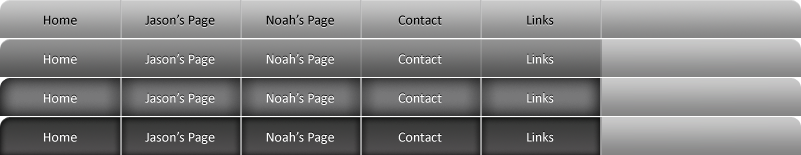
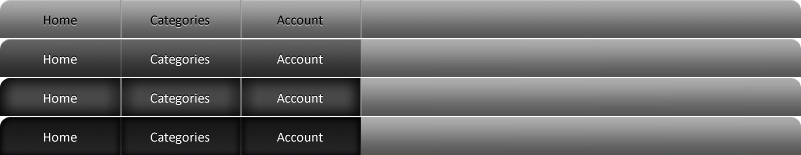
Layers edited between the first and the second 801 × 155 image:
removed layer "Links" (1st of 4, in "Current") from group "Current" over bbox(527, 132, 554, 142)
renamed "Noah’s Page" to "Account", painted on it over bbox(266, 131, 334, 144)
renamed "Jason’s Page" to "Categories", painted on it over bbox(145, 131, 215, 144)
removed layer "Contact" (1st of 4, in "Current") from group "Current" over bbox(398, 132, 442, 142)
hid "Separators" (1st of 4, in "Current"), painted on it over bbox(120, 117, 602, 155)
painted on "Layer 1 copy" over bbox(362, 118, 600, 155)
painted on "Main" (1st of 4, in "Current") over bbox(361, 117, 770, 155)
removed layer "Links" (2nd of 4, in "Click") from group "Click" over bbox(527, 93, 554, 103)
renamed "Noah’s Page" to "Account", painted on it over bbox(266, 92, 334, 105)
renamed "Jason’s Page" to "Categories", painted on it over bbox(145, 92, 215, 105)
removed layer "Contact" (2nd of 4, in "Click") from group "Click" over bbox(398, 93, 442, 103)
painted on "Separators" (2nd of 4, in "Click") over bbox(480, 78, 602, 116)
painted on "Layer 1" over bbox(362, 78, 600, 116)
painted on "Main" (2nd of 4, in "Click") over bbox(361, 78, 770, 116)
renamed "Noah’s Page" to "Account", painted on it over bbox(266, 53, 334, 66)
renamed "Jason’s Page" to "Categories", painted on it over bbox(145, 53, 215, 66)
removed layer "Contact" (3rd of 4, in "Mouseover") from group "Mouseover" over bbox(398, 54, 442, 64)
painted on "Separators" (3rd of 4, in "Mouseover") over bbox(480, 39, 602, 77)
painted on "Main" (3rd of 4, in "Mouseover") over bbox(361, 39, 770, 77)
renamed "Noah’s Page" to "Account", painted on it over bbox(266, 14, 334, 27)
renamed "Jason’s Page" to "Categories", painted on it over bbox(145, 14, 215, 27)
removed layer "Contact" (4th of 4, in "Normal") from group "Normal" over bbox(398, 15, 442, 25)
painted on "Separators" (4th of 4, in "Normal") over bbox(480, 0, 602, 38)
…and 2 more changes (2 removed)
